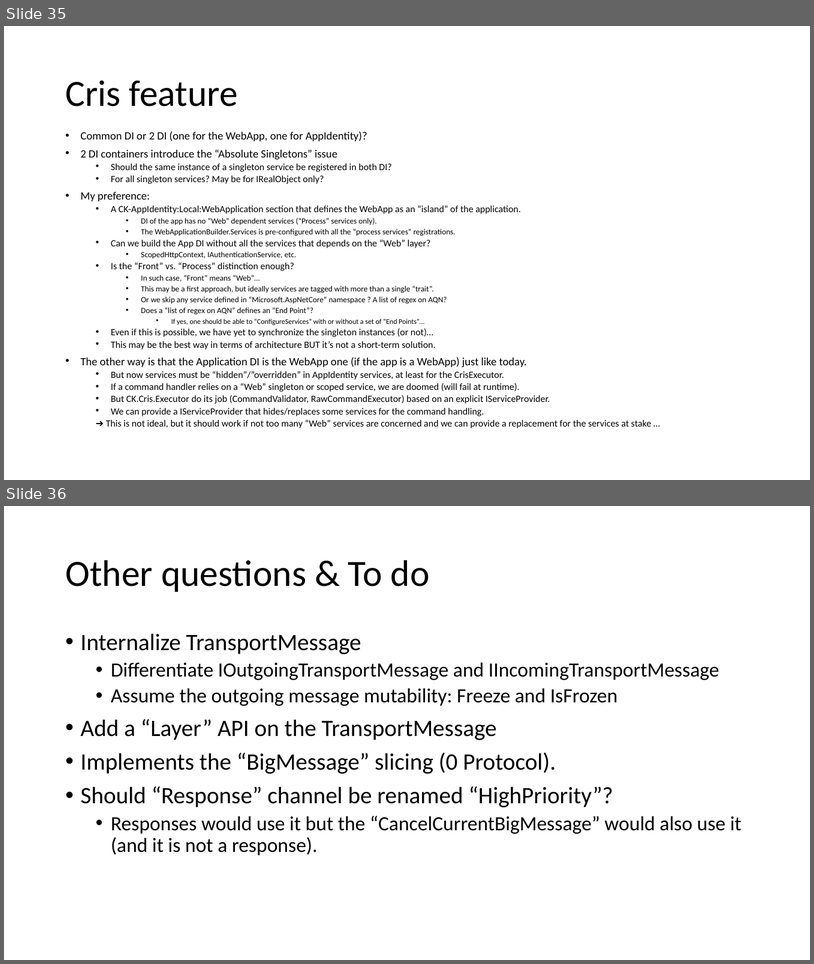
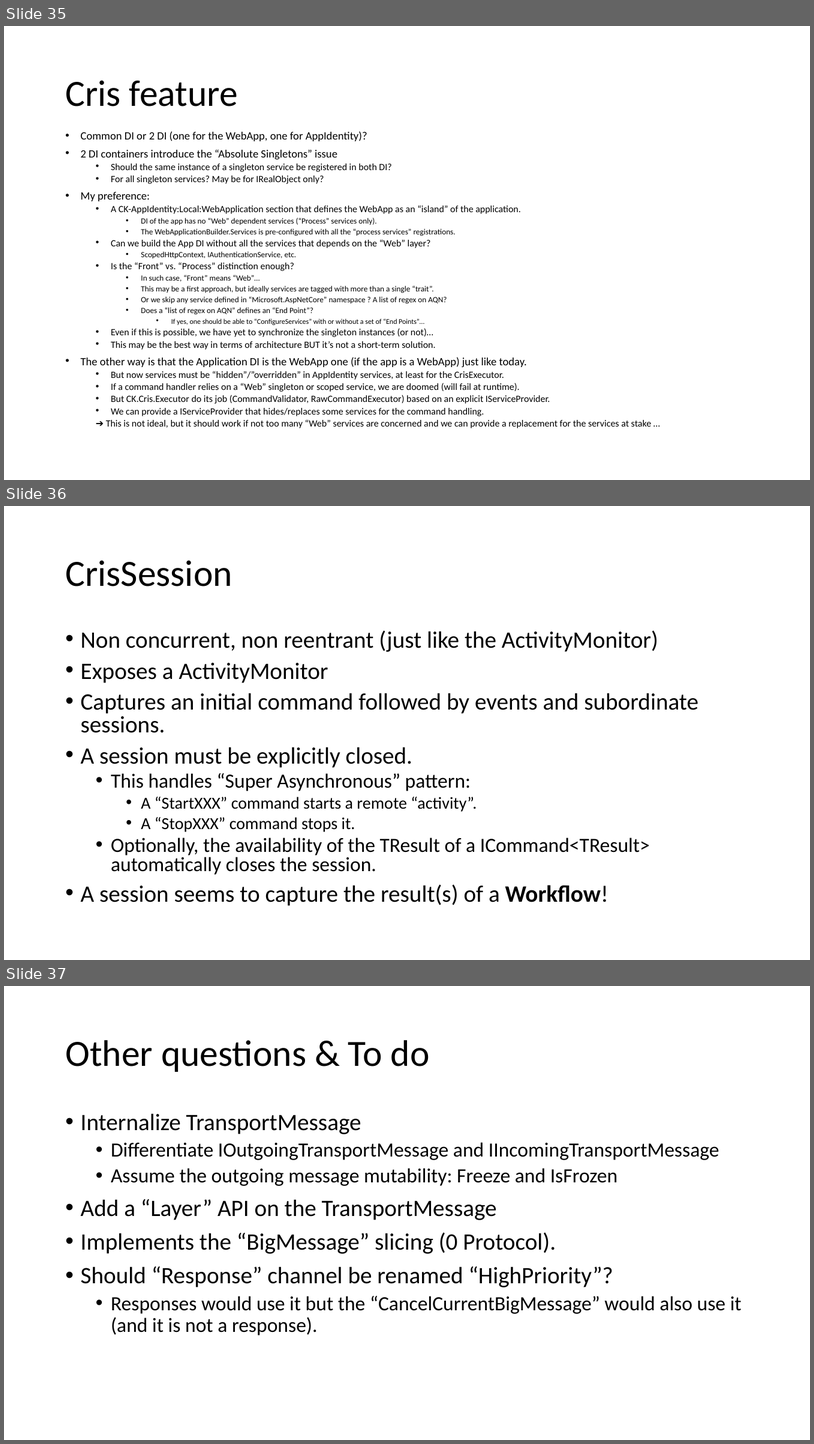
Before and after one commit to signature-opensource/CK-AppIdentity-Transport, a slide deck: Doc/CK-AppIdentity.pptx. Shown one above the other, each under a label of ours: slides 35 and 36 before the commit, slides 35, 36 and 37 after it. The pictures are 814x964 and 814x1444 pixels, drawn with LibreOffice and Linux fonts; fonts in the diff are those of the drawing. Boxes give left, top, right and bottom in pixels: in the first picture for what was removed or moved away, otherwise in the second. Text is boxed around its words. In the diff, an @@ line names an element or a change of style, - is before the commit and + after.

Commit message:
No more PocoChannel: Cris must do the job.

```diff
--- a/Doc/CK-AppIdentity.pptx
+++ b/Doc/CK-AppIdentity.pptx
@@ slide 36 added at (x1=4, y1=506, x2=810, y2=960), background #FFFFFF @@
@@ title added at (x1=65, y1=560, x2=232, y2=586), 44 pt, text #000000 @@
+CrisSession
@@ text added at (x1=81, y1=630, x2=699, y2=906), 28 pt, text #000000 @@
+• Non concurrent, non reentrant (just like the ActivityMonitor)
+• Exposes a ActivityMonitor
+• Captures an initial command followed by events and subordinate sessions.
+• A session must be explicitly closed.
+  • This handles “Super Asynchronous” pattern:
+    • A “StartXXX” command starts a remote “activity”.
+    • A “StopXXX” command stops it.
+  • Optionally, the availability of the TResult of a ICommand<TResult> automatically closes the session.
+• A session seems to capture the result(s) of a Workflow!
@@ what was slide 36 is now slide 37 @@
```
Also in this commit, not shown: 31 other files.
